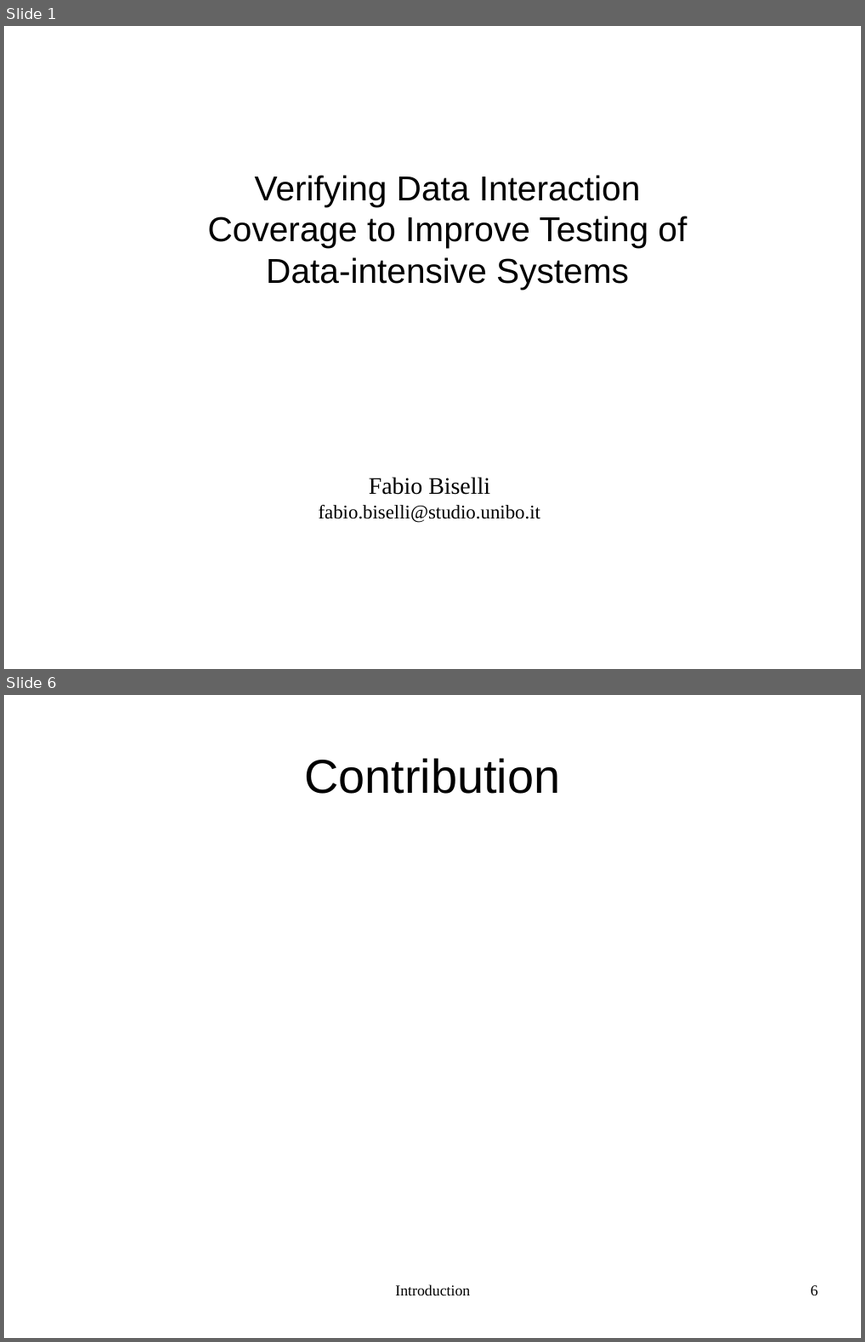
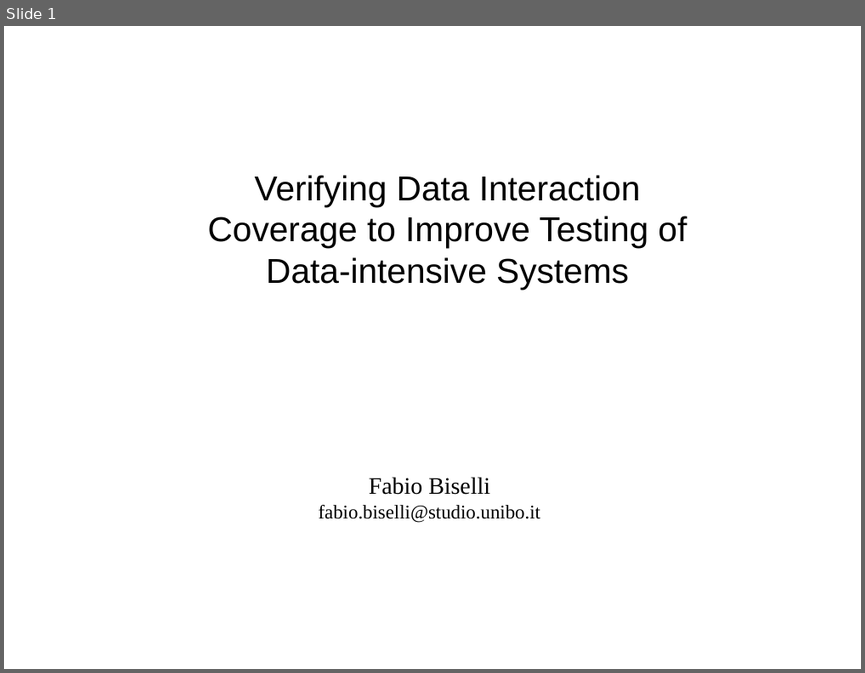
Before and after one commit to FabioBis/University, a slide deck: UNIBO/ComplementiBD/DataInteractionCoverage.odp. Shown one above the other, each under a label of ours: slides 1 and 6 before the commit, slide 1 after it; the slides between them are not shown. The pictures are 865x1342 and 865x673 pixels, drawn with LibreOffice and Linux fonts; fonts in the diff are those of the drawing. Boxes give left, top, right and bottom in pixels: in the first picture for what was removed or moved away, otherwise in the second. Text is boxed around its words. In the diff, an @@ line names an element or a change of style, - is before the commit and + after.

```diff
--- a/UNIBO/ComplementiBD/DataInteractionCoverage.odp
+++ b/UNIBO/ComplementiBD/DataInteractionCoverage.odp
@@ slide 6 removed at (x1=4, y1=695, x2=861, y2=1338), background #FFFFFF @@
@@ title removed at (x1=304, y1=758, x2=560, y2=794) @@
-Contribution
@@ text removed at (x1=395, y1=1284, x2=470, y2=1295) @@
-Introduction
@@ page number removed at (x1=811, y1=1285, x2=818, y2=1295) @@
-6
```
Also in this commit, not shown: 3 slides changed, 18 slides added, 1 other slide removed, 1 other file.
